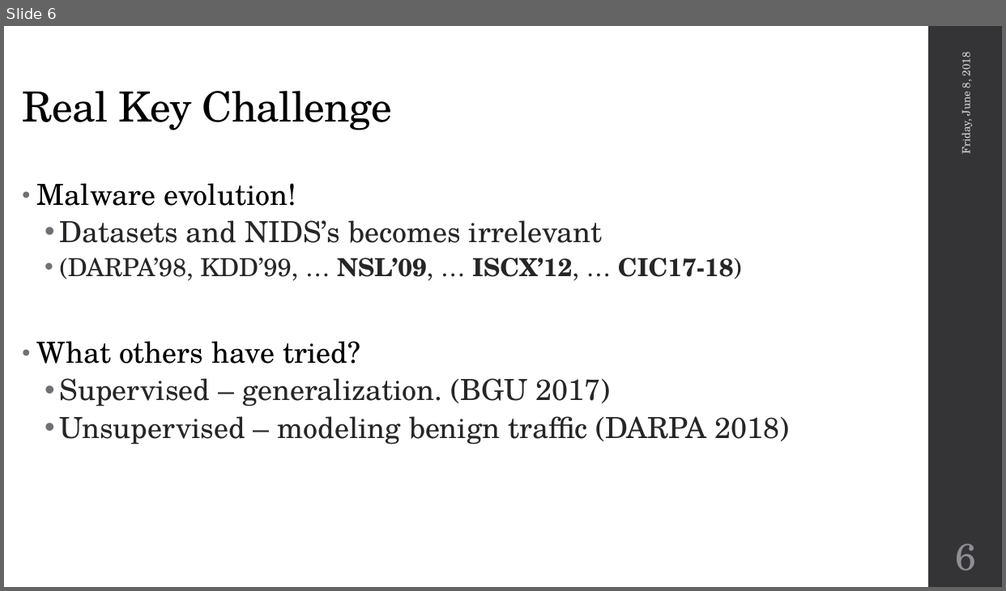
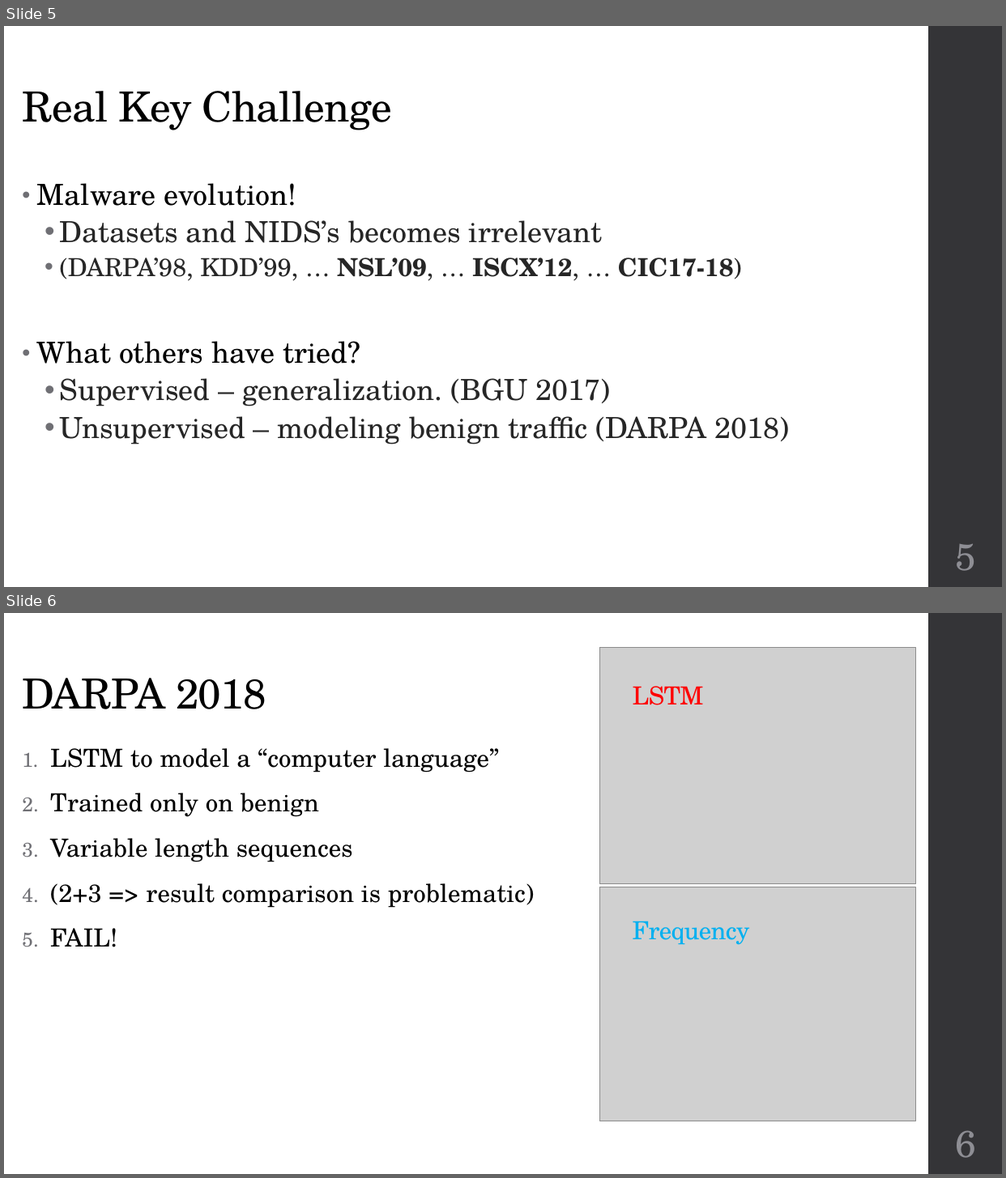
Before and after one commit to omerza/AnomalyDetection, a slide deck: omer_aryeh.pptx. Shown one above the other, each under a label of ours: slide 6 before the commit, slides 5 and 6 after it. The pictures are 1006x591 and 1006x1178 pixels, drawn with LibreOffice and Linux fonts; fonts in the diff are those of the drawing; grey boxes stand for pictures; background and template pictures are left out. Boxes give left, top, right and bottom in pixels: in the first picture for what was removed or moved away, otherwise in the second. Text is boxed around its words. In the diff, an @@ line names an element or a change of style, - is before the commit and + after.

```diff
--- a/omer_aryeh.pptx
+++ b/omer_aryeh.pptx
@@ slide 6 added at (4,613,1002,1174), background #FFFFFF; not listed: 1 template element that a slide beside it also shows @@
@@ picture added at (600,648,917,884) @@
@@ title added at (22,678,266,709), 40 pt, text #000000 @@
+DARPA 2018
@@ text added at (633,686,704,705), 24 pt, text #FF0000 @@
+LSTM
@@ text added at (50,748,534,948), 24 pt, text #000000 @@
+1. LSTM to model a “computer language”
+2. Trained only on benign
+3. Variable length sequences
+4. (2+3 => result comparison is problematic)
+5. FAIL!
@@ picture added at (600,887,917,1122) @@
@@ text added at (633,921,750,945), 24 pt, text #00B0F0 @@
+Frequency
@@ page number added at (955,1131,976,1158), 36 pt, text #8E8E94 @@
+6
@@ what was slide 6 is now slide 5 @@
@@ slide 5 changed as well @@
@@ text removed at (957,54,974,154) @@
-Friday, June 8, 2018
@@ page number at (955,544,976,571): text changed @@
-6
+5
```
Also in this commit, not shown: 4 other slides changed, 5 other slides added, 4 slides removed.
